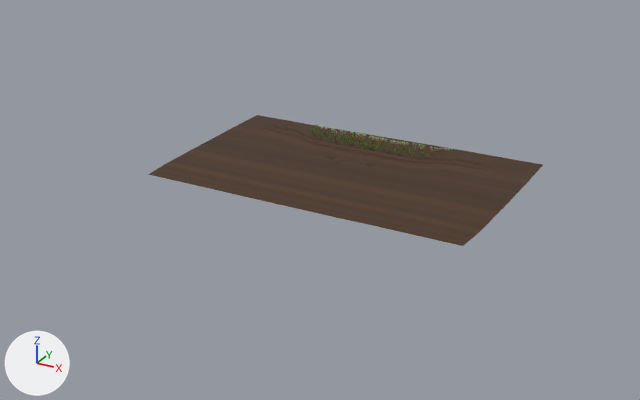
The Blender file assets/map_1.blend: old version first, new version second.
Camera for both pictures: a 50 mm lens placed at (677.0, -1165.0, 577.0), pointed at (0.0, 66.0, -39.0). Every picture has the same lights, and +X, +Y and +Z are marked at lower left. The picture after the commit comes second.

Before the edit, the objects in view are built like this:
```python
me_cube_001 = bpy.data.meshes.new('Cube.001')
me_cube_001.from_pydata(...)  # 1405 vertices, 1246 faces; spans x -282.0..315.0, y -58.0..317.0, z -4.0..1.0
me_cube_001.materials.append(mat_mud)  # picture img_dirt_color_png
ob_ground = bpy.data.objects.new('Ground', me_cube_001)
ob_ground.location = (0.0, 0.0, 0.0)
```
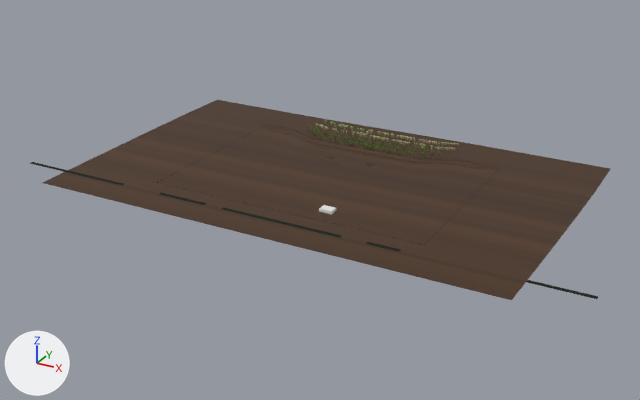
Where the newer file only moved an object's origin or applied its transform, the numbers keep the older frame.

What differs and where, as boxes [x1, y1, x2, y2] in the pictures (640 x 400 px; the box of a moved part takes in the faces that stretch with it):
'Ground', reshaped (44% wider, 52% taller)
    before: [148, 115, 543, 246]
    after: [42, 100, 610, 300]
'Road.003', added
    after: [30, 162, 598, 299]
'Backdrop_1.010', added
    after: [396, 135, 415, 141]
part 1 of me_cube_001, added
    after: [319, 205, 336, 214]
part 2 of me_cube_001, moved or reshaped
    before: [148, 115, 543, 246]
    after: [42, 100, 610, 300]

Edits to the bpy script that builds the scene:
```text
Add img_dirt_color_png_001:
    img_dirt_color_png_001 = load_image('dirt_color.png.001', 'dirt_color.png', 1024, 1024, 'sRGB')
Add img_trees_11_png:
    img_trees_11_png = load_image('trees_11.png', 'foliage/trees_11.png', 1920, 506, 'sRGB')
Add mat_mud_001:
    mat_mud_001 = principled_material('Mud.001')
    mat_mud_001.texture = img_dirt_color_png_001
    mat_mud_001.roughness = 0.546
Add mat_leaves_010:
    mat_leaves_010 = principled_material('Leaves.010')
    mat_leaves_010.texture = img_trees_11_png  # with its transparency
    mat_leaves_010.roughness = 1.0
Add mat_material_003:
    mat_material_003 = principled_material('Material.003')
    mat_material_003.base_color = (0.000497, 0.00681, 0.000348)  # black #021401
    mat_material_003.roughness = 1.0
Change me_cube_001:
    used by ob_ground; location = (0.0, 0.0, 0.0)
    remove me_cube_001.from_pydata(...)  # 1405 vertices, 1246 faces; spans x -282.0..315.0, y -58.0..317.0, z -4.0..1.0
    add me_cube_001.from_pydata(...)  # 1491 vertices, 1314 faces; spans x -416.0..425.0, y -175.0..358.0, z -4.0..5.0
    me_cube_001 part 1: a new loose piece of 52 vertices spanning x 63.0..100.0, y -51.0..-35.0, z -4.0..5.0
    me_cube_001 part 2: 28 vertices moved from x -282.0..315.0, y -58.0..317.0, z 0.0..1.0 to x -416.0..425.0, y -175.0..358.0, z 0.0; 2 vertices removed from x -100.0..100.0, y -58.0, z 0.0; 20 vertices added at x -103.0..103.0, y -175.0..-1.0, z 0.0
    other edits to the shape of me_cube_001 do not show in these pictures
    add me_cube_001.materials.append(mat_mud_001)  # picture img_dirt_color_png_001
Add me_plane_019:
    me_plane_019.from_pydata(...)  # 4 vertices, 1 face; spans x -1.0..1.0, y -1.0..1.97, z 0.0
    me_plane_019.materials.append(mat_leaves_010)  # picture img_trees_11_png
Add me_plane_009:
    me_plane_009.from_pydata([(-1.0, -1.0, 0.0), (1.0, -1.0, 0.0), (-1.0, 1.0, 0.0), (1.0, 1.0, 0.0), (-1.0, 0.0, 0.0), (1.0, 0.0, 0.0), (-1.0, -0.5, 0.0), (1.0, -0.5, 0.0), (1.0, 0.5, 0.0), (-1.0, 0.5, 0.0)], [], [(9, 8, 3, 2), (6, 7, 5, 4), (0, 1, 7, 6), (4, 5, 8, 9)])
    me_plane_009.materials.append(mat_material_003)  # black #021401
Add ob_backdrop_1_010:
    ob_backdrop_1_010 = bpy.data.objects.new('Backdrop_1.010', me_plane_019)
    ob_backdrop_1_010.location = (48.0, 320.0, 3.0)
    ob_backdrop_1_010.rotation_euler = (1.571, 0.0, 0.0)  # degrees (90, 0, 0)
    ob_backdrop_1_010.scale = (19.9, 3.37, 1.0)
Add ob_road_003:
    ob_road_003 = bpy.data.objects.new('Road.003', me_plane_009)
    ob_road_003.location = (9.0, -115.0, 0.0)
    ob_road_003.rotation_euler = (0.0, 0.0, 1.571)  # degrees (0, 0, 90)
    ob_road_003.scale = (4.0, 500.0, 1.0)
```
